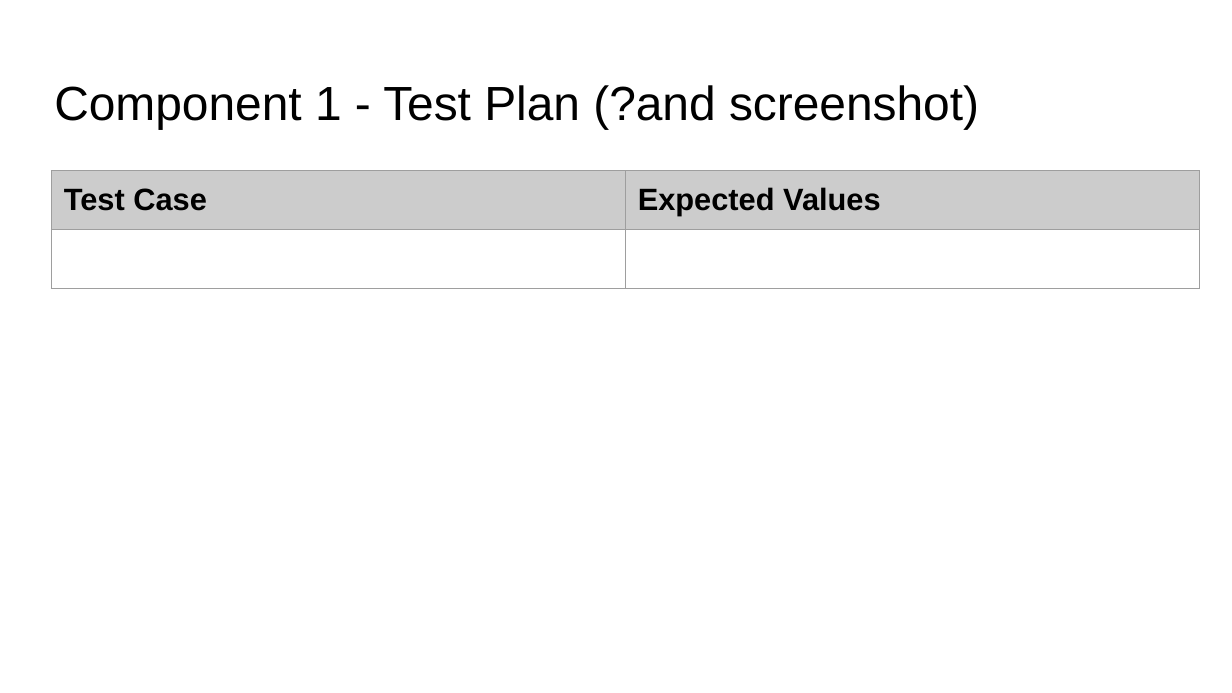
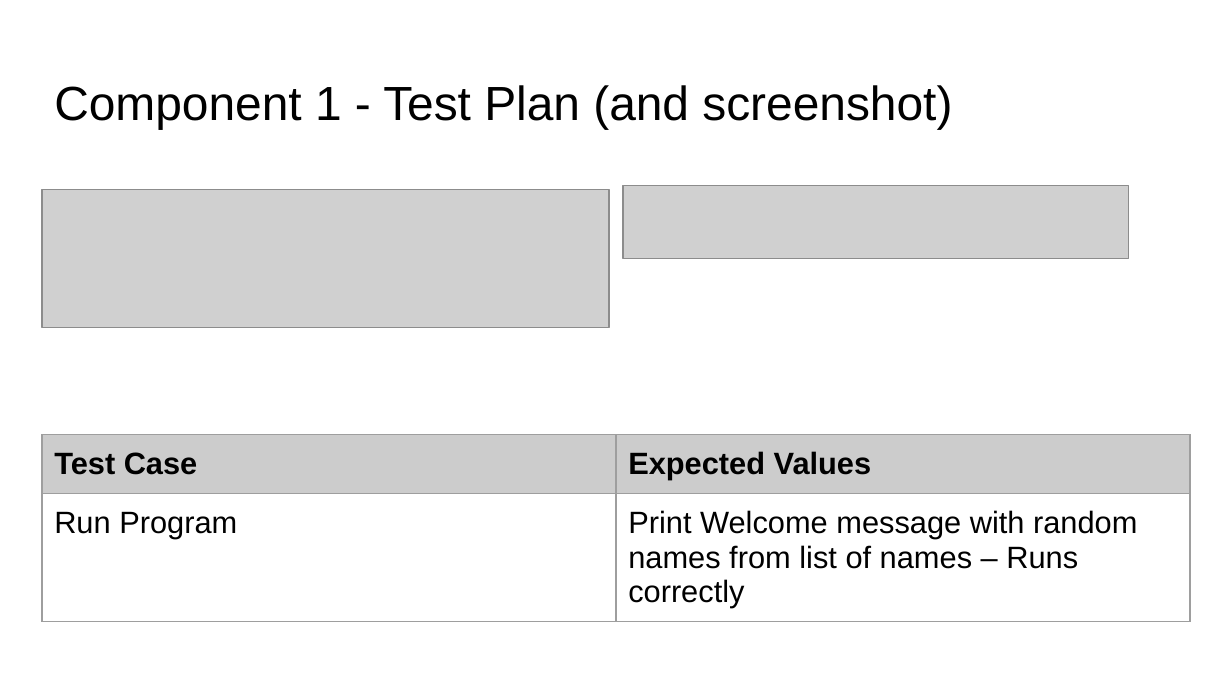
Before and after one commit to danielpereira16/pizzabot, a slide deck: slide 5 of 022_91893+_+91897+Documentation.pptx. Drawn at 1232x693 pixels with LibreOffice and Linux fonts; fonts in the diff are those of the drawing; grey boxes stand for pictures. Boxes give left, top, right and bottom in pixels: in the first picture for what was removed or moved away, otherwise in the second. Text is boxed around its words. In the diff, an @@ line names an element or a change of style, - is before the commit and + after.

```diff
--- a/022_91893+_+91897+Documentation.pptx
+++ b/022_91893+_+91897+Documentation.pptx
@@ title at (54, 85, 952, 129): text changed @@
-Component 1 - Test Plan (?and screenshot)
+Component 1 - Test Plan (and screenshot)
@@ picture added at (42, 190, 609, 328) @@
@@ picture added at (623, 186, 1129, 259) @@
@@ table at (42, 435, 1190, 632) @@
-row 2, column 1: 
+row 2, column 1: Run Program
-row 2, column 2: 
+row 2, column 2: Print Welcome message with random names from list of names – Runs correctly
@@ table: place and size @@
-table at (52, 171, 1200, 294)
+table at (42, 435, 1190, 632)
```
Also in this commit, not shown: 2 other files.
